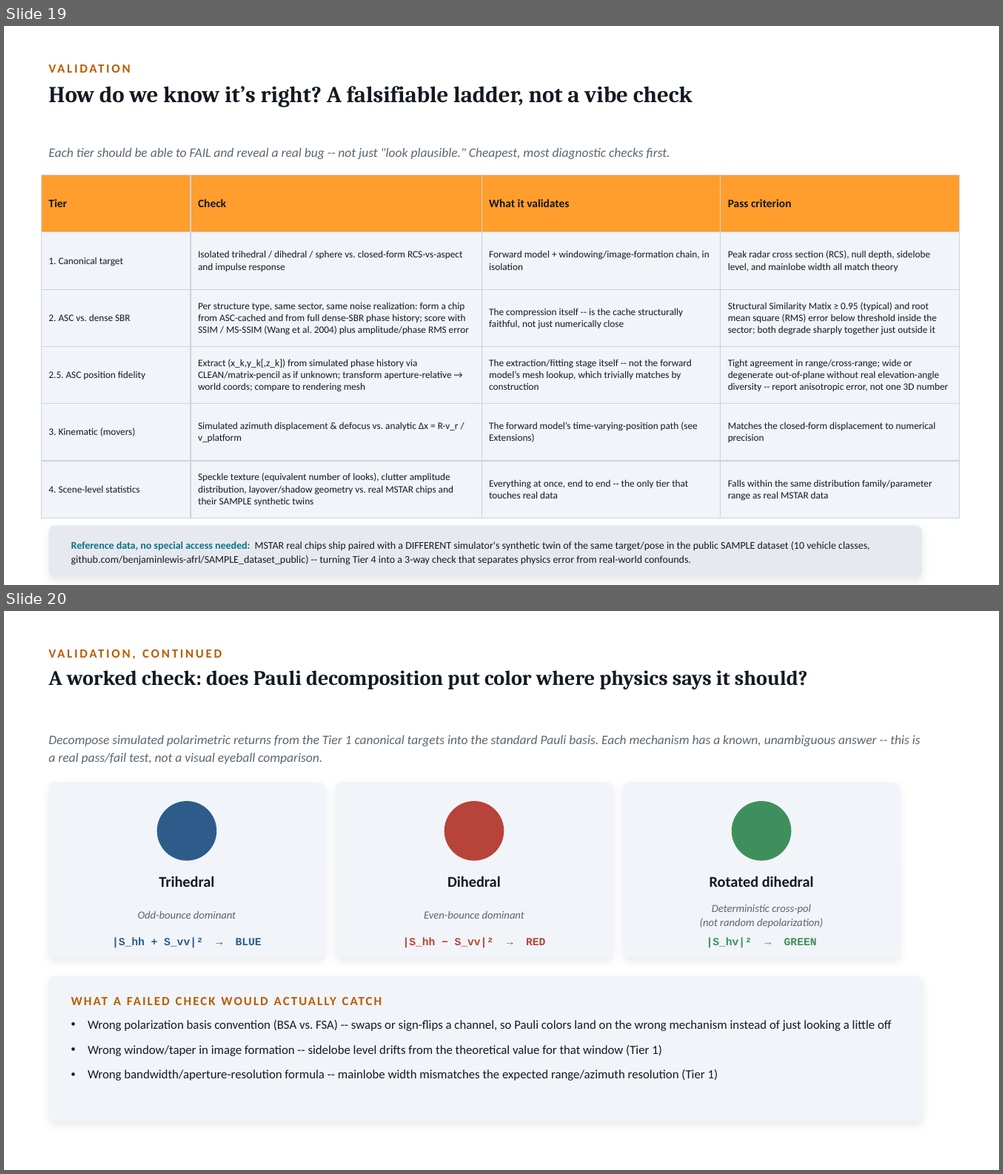
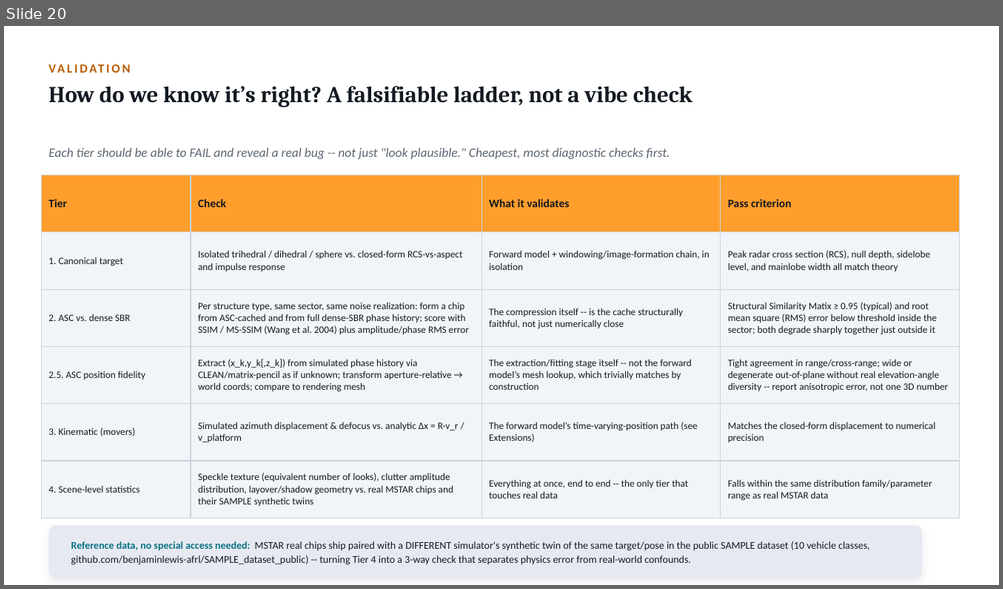
Before and after one commit to dphilli1-00/portfolio, a slide deck: beyond SARCASTIC.pptx. Shown one above the other, each under a label of ours: slides 19 and 20 before the commit, slide 20 after it. The pictures are 1003x1174 and 1003x589 pixels, drawn with LibreOffice and Linux fonts; fonts in the diff are those of the drawing. Boxes give left, top, right and bottom in pixels: in the first picture for what was removed or moved away, otherwise in the second. Text is boxed around its words. In the diff, an @@ line names an element or a change of style, - is before the commit and + after.

```diff
--- a/beyond SARCASTIC.pptx
+++ b/beyond SARCASTIC.pptx
@@ slide 20 removed at [4, 611, 999, 1170], background #FFFFFF @@
@@ text removed at [48, 641, 795, 665] @@
-VALIDATION, CONTINUED
@@ text removed at [48, 670, 808, 689] @@
-A worked check: does Pauli decomposition put color where physics says it should?
@@ text removed at [48, 735, 920, 764] @@
-Decompose simulated polarimetric returns from the Tier 1 canonical targets into the standard Pauli basis. Each mechanism has a known, unambiguous answer -- this is a real pass/fail test, not a visual eyeball comparison.
@@ rounded rectangle removed at [48, 783, 325, 958] @@
@@ rounded rectangle removed at [336, 783, 612, 958] @@
@@ rounded rectangle removed at [623, 783, 899, 958] @@
@@ ellipse removed at [157, 801, 216, 861] @@
@@ ellipse removed at [444, 801, 504, 861] @@
@@ ellipse removed at [731, 801, 791, 861] @@
@@ text removed at [159, 876, 214, 887] @@
-Trihedral
@@ text removed at [447, 876, 501, 887] @@
-Dihedral
@@ text removed at [709, 876, 814, 887] @@
-Rotated dihedral
@@ text removed at [138, 911, 236, 919] @@
-Odd-bounce dominant
@@ text removed at [424, 911, 524, 919] @@
-Even-bounce dominant
@@ text removed at [700, 905, 822, 928] @@
-Deterministic cross-pol
-(not random depolarization)
@@ text removed at [112, 937, 262, 948] @@
-|S_hh + S_vv|² → BLUE
@@ text removed at [403, 937, 545, 948] @@
-|S_hh − S_vv|² → RED
@@ text removed at [706, 937, 817, 948] @@
-|S_hv|² → GREEN
@@ rounded rectangle removed at [48, 977, 922, 1122] @@
@@ text removed at [114, 997, 121, 1005] @@
-WHAT A FAILED CHECK WOULD ACTUALLY CATCH
@@ text removed at [88, 1020, 891, 1081] @@
-• Wrong polarization basis convention (BSA vs. FSA) -- swaps or sign-flips a channel, so Pauli colors land on the wrong mechanism instead of just looking a little off
-• Wrong window/taper in image formation -- sidelobe level drifts from the theoretical value for that window (Tier 1)
-• Wrong bandwidth/aperture-resolution formula -- mainlobe width mismatches the expected range/azimuth resolution (Tier 1)
@@ what was slide 19 is now slide 20 @@
```
Also in this commit, not shown: 3 slides changed, 3 slides added.
